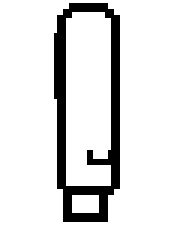
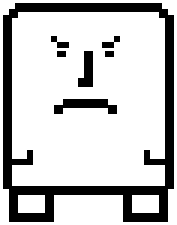
Comparing the layer stacks of the two 177 × 225 images. Changes:
showed "Layer 3" over (6, 150, 33, 165)
hid "Layer 10" over (87, 150, 114, 165)
showed "Layer 2" over (144, 150, 171, 165)
showed "Layer 5" over (51, 36, 120, 114)
showed "Layer 8" over (3, 3, 174, 126)
showed "Layer 7" over (123, 195, 168, 222)
showed "Layer 6" over (9, 195, 54, 222)
showed "Layer 11" over (3, 123, 174, 195)
hid "Layer 13" over (57, 123, 120, 195)
hid "Layer 9" over (63, 195, 108, 222)
